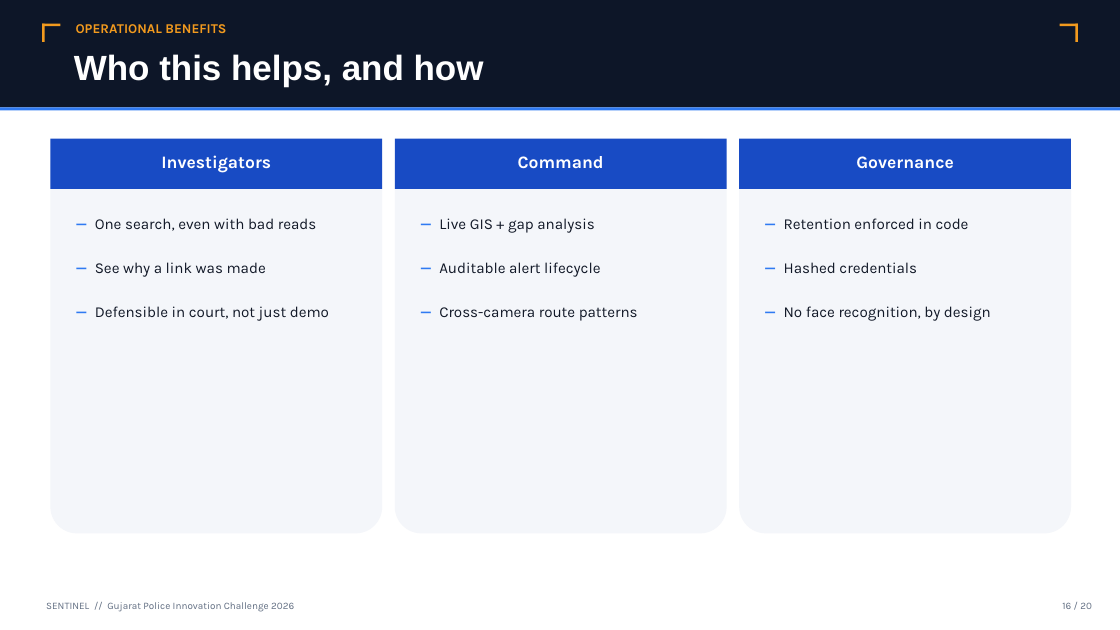
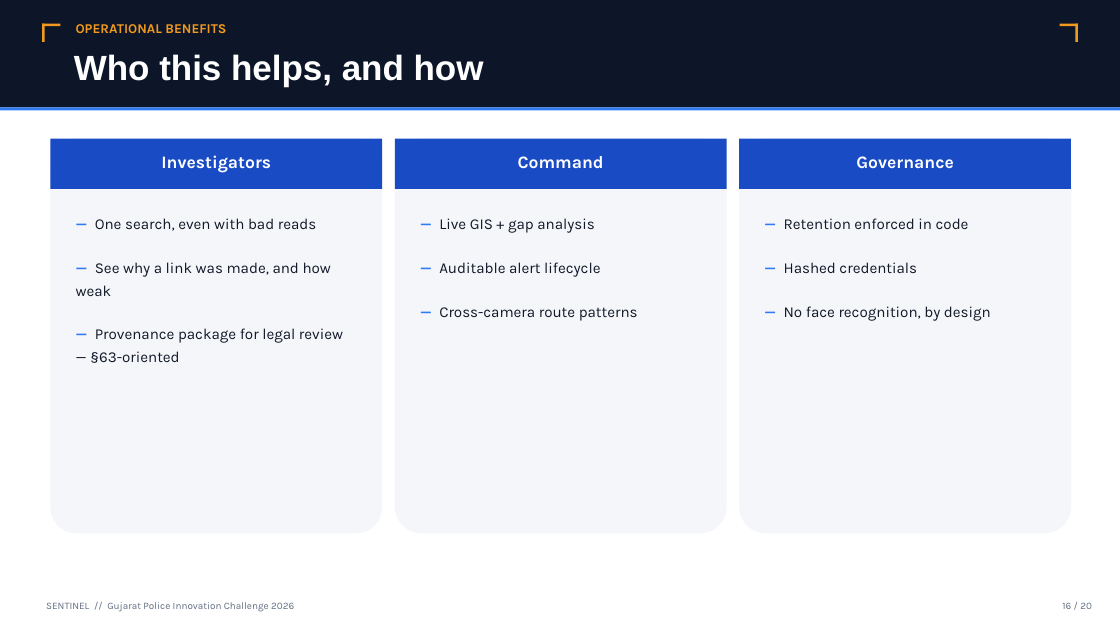
Before and after one commit to lekkalaharsha/sentinel-gujarat-police, a slide deck: slide 17 of docs/assets/Sentinel_Solution_Presentation.pptx. Drawn at 1120x630 pixels with LibreOffice and Linux fonts; fonts in the diff are those of the drawing. Boxes give left, top, right and bottom in pixels: in the first picture for what was removed or moved away, otherwise in the second. Text is boxed around its words. In the diff, an @@ line names an element or a change of style, - is before the commit and + after.

```diff
--- a/docs/assets/Sentinel_Solution_Presentation.pptx
+++ b/docs/assets/Sentinel_Solution_Presentation.pptx
@@ text at box(76, 262, 343, 363): text changed @@
-— See why a link was made
-— Defensible in court, not just demo
+— See why a link was made, and how weak
+— Provenance package for legal review — §63-oriented
```
Also in this commit, not shown: 13 other slides changed, 1 slide added, 1 slide removed, 1 other file.
